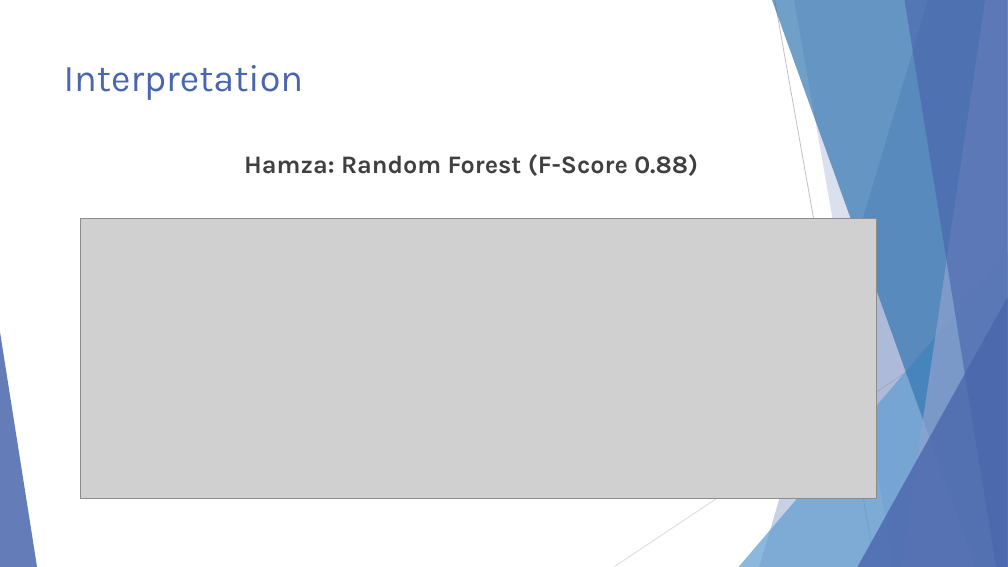
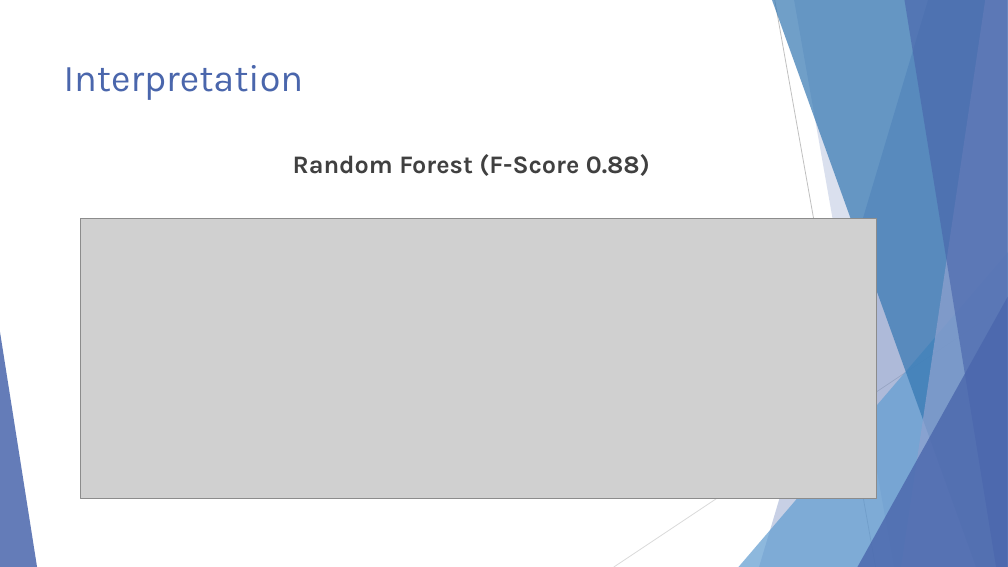
Before and after one commit to ndarwich/Crash-Analysis, a slide deck: slide 42 of Slides/An Investigation.pptx (slide 44 before the commit). Drawn at 1008x567 pixels with LibreOffice and Linux fonts; fonts in the diff are those of the drawing; grey boxes stand for pictures. Boxes give left, top, right and bottom in pixels: in the first picture for what was removed or moved away, otherwise in the second. Text is boxed around its words. In the diff, an @@ line names an element or a change of style, - is before the commit and + after.

```diff
--- a/Slides/An Investigation.pptx
+++ b/Slides/An Investigation.pptx
@@ text at (x1=293, y1=154, x2=650, y2=176): text changed @@
-Hamza: Random Forest (F-Score 0.88)
+Random Forest (F-Score 0.88)
```
Also in this commit, not shown: 4 other slides changed, 2 slides removed.
